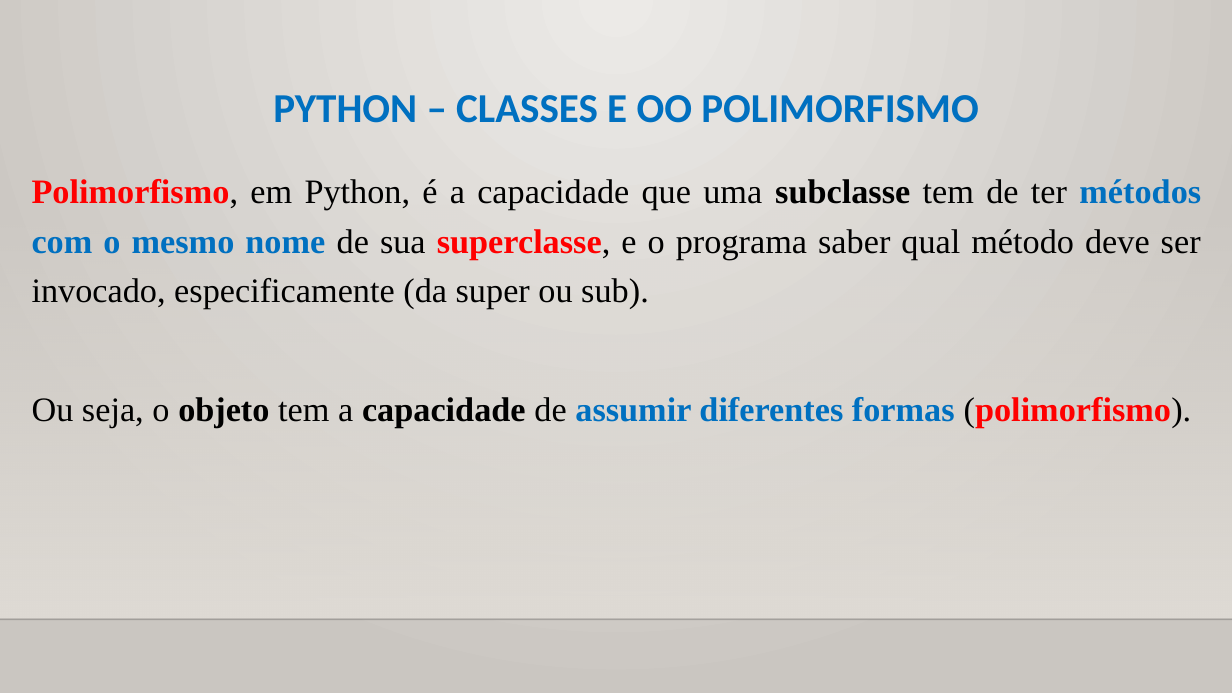
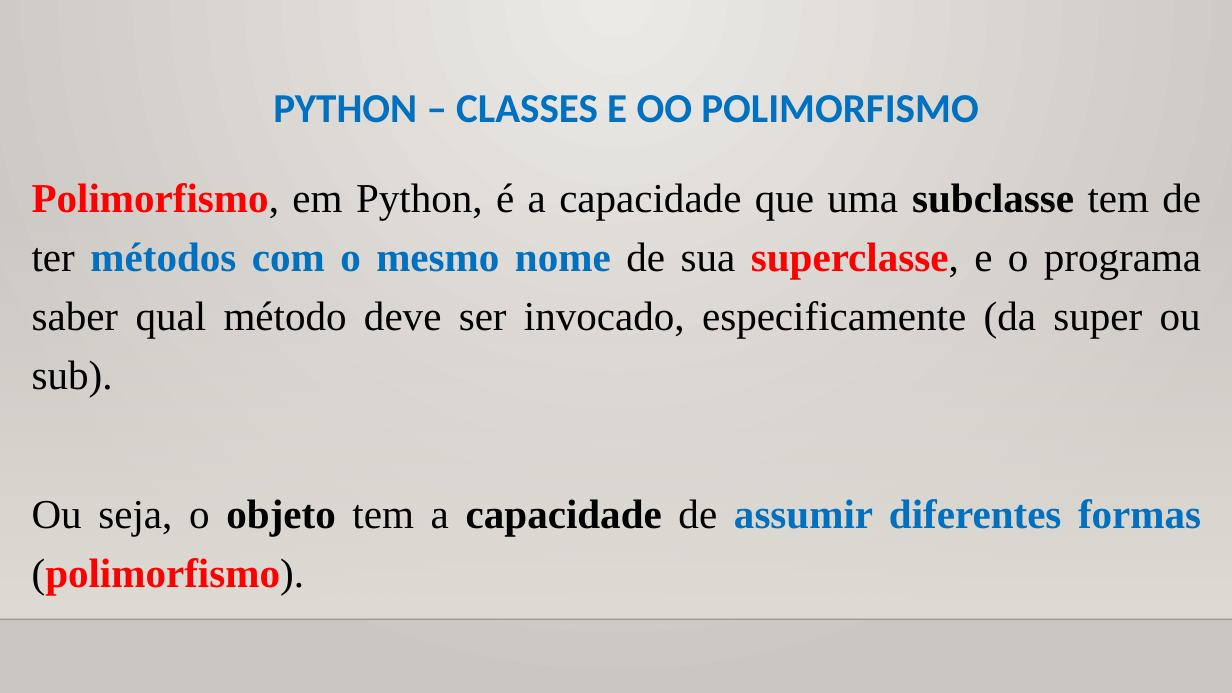
Before and after one commit to CloudEducationBrazil/WydenUniRuyPythonRAD, a slide deck: slide 25 of 01 Classes/Aula 11 RAD Python - Classes - Orientação a Objetos.pptx. Drawn at 1232x693 pixels with LibreOffice and Linux fonts; fonts in the diff are those of the drawing; background and template pictures are left out. Boxes give left, top, right and bottom in pixels: in the first picture for what was removed or moved away, otherwise in the second. Text is boxed around its words. In the diff, an @@ line names an element or a change of style, - is before the commit and + after.

```diff
--- a/01 Classes/Aula 11 RAD Python - Classes - Orientação a Objetos.pptx
+++ b/01 Classes/Aula 11 RAD Python - Classes - Orientação a Objetos.pptx
@@ text "Polimorfismo, em Python, é a ..." at (32,183,1201,595): size 20 to 24 pt @@
```
Also in this commit, not shown: 1 other slide changed, 1 slide added.
